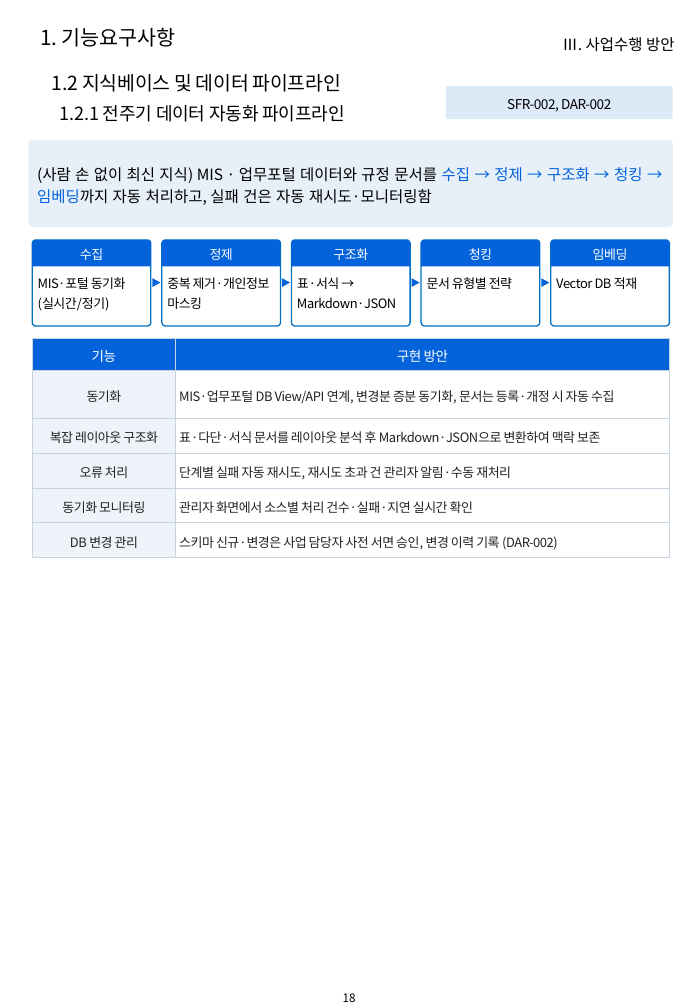
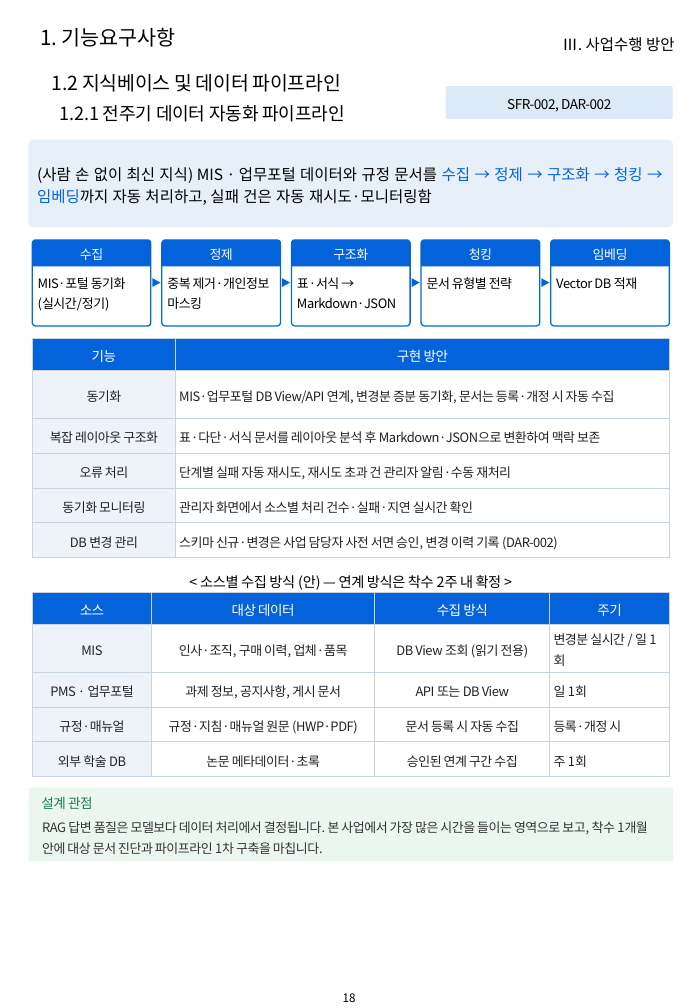
Before and after one commit to hwangsteeve-tech/hbjw, a slide deck: slide 18 of proposals/2026-08_kribb-ai-platform/kribb_proposal.pptx. Drawn at 698x1008 pixels with LibreOffice and Linux fonts; fonts in the diff are those of the drawing; background and template pictures are left out. Boxes give left, top, right and bottom in pixels: in the first picture for what was removed or moved away, otherwise in the second. Text is boxed around its words. In the diff, an @@ line names an element or a change of style, - is before the commit and + after.

```diff
--- a/proposals/2026-08_kribb-ai-platform/kribb_proposal.pptx
+++ b/proposals/2026-08_kribb-ai-platform/kribb_proposal.pptx
@@ table added at (x1=33, y1=593, x2=669, y2=777), 5 rows, 4 columns @@
+소스 | 대상 데이터 | 수집 방식 | 주기
+MIS | 인사·조직, 구매 이력, 업체·품목 | DB View 조회 (읽기 전용) | 변경분 실시간 / 일 1회
+PMS · 업무포털 | 과제 정보, 공지사항, 게시 문서 | API 또는 DB View | 일 1회
+규정·매뉴얼 | 규정·지침·매뉴얼 원문 (HWP·PDF) | 문서 등록 시 자동 수집 | 등록·개정 시
+외부 학술 DB | 논문 메타데이터·초록 | 승인된 연계 구간 수집 | 주 1회
@@ text added at (x1=200, y1=575, x2=502, y2=590), 11 pt, text #000000 @@
+< 소스별 수집 방식 (안) — 연계 방식은 착수 2주 내 확정 >
@@ rectangle added at (x1=29, y1=788, x2=674, y2=862), fill #EAF6EF @@
@@ text added at (x1=41, y1=796, x2=92, y2=809), 10.5 pt, text #1E7B4F @@
+설계 관점
@@ text added at (x1=42, y1=821, x2=647, y2=854), 10 pt, text #333333 @@
+RAG 답변 품질은 모델보다 데이터 처리에서 결정됩니다. 본 사업에서 가장 많은 시간을 들이는 영역으로 보고, 착수 1개월 안에 대상 문서 진단과 파이프라인 1차 구축을 마칩니다.
```
Also in this commit, not shown: 33 other slides changed, 5 other files.
